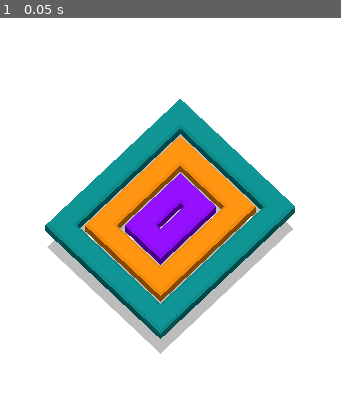
Above: before the commit, frame 1.
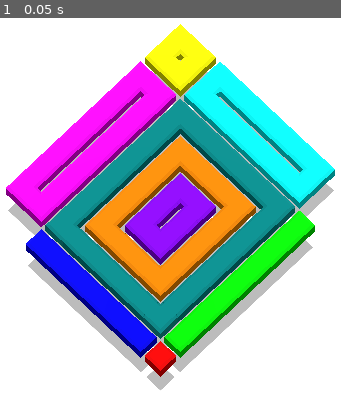
Above: after the commit, the same moment.

Repository: AlnisS/loop-stuff
Game: Godot game, scene res://main.tscn
Same seed, same stepped clock (60 frames per second), same inputs: the game is played once before the commit and once after it.
Inputs:
- Up to frame 1 (0.05 s): no input

The runs differ from the first frame. In frame 1, 28% of the frame differs, in the area x 1-99%, y 1-99%.

Commit message:
Robust graphics for degenerate loops
- Handles flipped loops (x2 < x1 and/or z2 < z1)
- Handles collapsed loops (x2 == x1 and/or z2 == z1)
- Special cap or point pieces used in certain cases

Diff:
--- a/main.tscn
+++ b/main.tscn
@@ -49,3 +49,39 @@
 z1 = -1.0
 x2 = 1.0
 z2 = 1.0
+
+[node name="Loop4" parent="." instance=ExtResource("1_ig7tw")]
+color = 1
+z1 = 4.0
+x2 = 3.0
+z2 = 4.0
+
+[node name="Loop5" parent="." instance=ExtResource("1_ig7tw")]
+color = 2
+x1 = 4.0
+x2 = 4.0
+
+[node name="Loop6" parent="." instance=ExtResource("1_ig7tw")]
+color = 3
+x1 = 4.0
+z1 = 4.0
+x2 = 4.0
+z2 = 4.0
+
+[node name="Loop7" parent="." instance=ExtResource("1_ig7tw")]
+color = 4
+z1 = -4.0
+x2 = 3.0
+z2 = -5.0
+
+[node name="Loop8" parent="." instance=ExtResource("1_ig7tw")]
+color = 5
+x1 = -3.0
+z1 = -4.0
+x2 = -4.0
+z2 = -5.0
+
+[node name="Loop9" parent="." instance=ExtResource("1_ig7tw")]
+color = 6
+x1 = -3.0
+x2 = -4.0
--- a/things/loop/loop.gd
+++ b/things/loop/loop.gd
@@ -36,6 +36,10 @@
 		z2 = value
 		rebuild()
 
+@onready var node_1: Node3D = $Node1
+@onready var node_2: Node3D = $Node2
+@onready var node_3: Node3D = $Node3
+@onready var node_4: Node3D = $Node4
 
 @onready var corner_1: MeshInstance3D = %Corner1
 @onready var segment_1: MeshInstance3D = %Segment1
@@ -45,6 +49,13 @@
 @onready var segment_3: MeshInstance3D = %Segment3
 @onready var corner_4: MeshInstance3D = %Corner4
 @onready var segment_4: MeshInstance3D = %Segment4
+
+@onready var point_1: MeshInstance3D = %Point1
+@onready var cap_1a: MeshInstance3D = %Cap1a
+@onready var cap_1b: MeshInstance3D = %Cap1b
+@onready var cap_2: MeshInstance3D = %Cap2
+@onready var cap_4: MeshInstance3D = %Cap4
+
 
 func _ready() -> void:
 	#pass
@@ -58,33 +69,75 @@
 func rebuild():
 	if not is_inside_tree():
 		return;
-	corner_1.position.x = x1
-	corner_1.position.z = z1
+	node_1.position = Vector3(x1, 0, z1)
 
 	segment_1.position.x = x1
 	segment_1.position.z = (z2 + z1) / 2
-	segment_1.scale.x = (z2 - z1) - 1.0
+	segment_1.scale.x = abs(z2 - z1) - 1.0
 
-	corner_2.position.x = x1
-	corner_2.position.z = z2
+	node_2.position = Vector3(x1, 0, z2)
 
 	segment_2.position.z = z2
 	segment_2.position.x = (x2 + x1) / 2
-	segment_2.scale.x = (x2 - x1) - 1.0
+	segment_2.scale.x = abs(x2 - x1) - 1.0
 
-	corner_3.position.x = x2
-	corner_3.position.z = z2
+	node_3.position = Vector3(x2, 0, z2)
 
 	segment_3.position.x = x2
 	segment_3.position.z = (z2 + z1) / 2
-	segment_3.scale.x = (z2 - z1) - 1.0
+	segment_3.scale.x = abs(z2 - z1) - 1.0
 
-	corner_4.position.x = x2
-	corner_4.position.z = z1
+	node_4.position = Vector3(x2, 0, z1)
 
 	segment_4.position.z = z1
 	segment_4.position.x = (x2 + x1) / 2
-	segment_4.scale.x = (x2 - x1) - 1.0
+	segment_4.scale.x = abs(x2 - x1) - 1.0
+
+
+	var x_flip = x2 < x1
+	var z_flip = z2 < z1
+	var s = Vector3(1, 1, 1)
+	if x_flip and z_flip:
+		s = Vector3(-1, 1, -1)
+	elif x_flip:
+		s = Vector3(-1, -1, 1)
+	elif z_flip:
+		s = Vector3(1, -1, -1)
+	node_1.scale = s
+	node_2.scale = s
+	node_3.scale = s
+	node_4.scale = s
+
+
+	for child in get_children():
+		child.hide()
+		for subchild in child.get_children():
+			subchild.hide()
+	node_1.show()
+	node_2.show()
+	node_3.show()
+	node_4.show()
+	var x_degen = abs(x2 - x1) < 0.1
+	var z_degen = abs(z2 - z1) < 0.1
+	if x_degen and z_degen:
+		point_1.show()
+	elif x_degen:
+		cap_1a.show()
+		segment_1.show()
+		cap_2.show()
+	elif z_degen:
+		cap_1b.show()
+		segment_4.show()
+		cap_4.show()
+	else:
+		corner_1.show()
+		segment_1.show()
+		corner_2.show()
+		segment_2.show()
+		corner_3.show()
+		segment_3.show()
+		corner_4.show()
+		segment_4.show()
 
 func recolor():
 	if not is_inside_tree():
--- a/things/loop/loop.tscn
+++ b/things/loop/loop.tscn
@@ -1,57 +1,112 @@
-[gd_scene load_steps=5 format=3 uid="uid://cqqnepvrcxkr5"]
+[gd_scene load_steps=7 format=3 uid="uid://cqqnepvrcxkr5"]
 
 [ext_resource type="Script" uid="uid://c8p17263tntn3" path="res://things/loop/loop.gd" id="1_vyk26"]
 [ext_resource type="Material" uid="uid://fhl7w40uoqnh" path="res://things/loop/loop_material.tres" id="2_qm6xt"]
 [ext_resource type="ArrayMesh" uid="uid://duxn3s282k3eo" path="res://things/loop/data/corner.obj" id="3_sak7x"]
+[ext_resource type="ArrayMesh" uid="uid://bmp42pl58dygf" path="res://things/loop/data/point.obj" id="4_0wn1a"]
 [ext_resource type="ArrayMesh" uid="uid://be6jehj6ody2k" path="res://things/loop/data/segment.obj" id="4_ceunk"]
+[ext_resource type="ArrayMesh" uid="uid://daebk6prq5a27" path="res://things/loop/data/cap.obj" id="5_l6nn7"]
 
 [node name="Loop" type="Node3D"]
 script = ExtResource("1_vyk26")
 
-[node name="Corner1" type="MeshInstance3D" parent="."]
+[node name="Node1" type="Node3D" parent="."]
+transform = Transform3D(1, 0, 0, 0, 1, 0, 0, 0, 1, -2, 0, -3)
+
+[node name="Corner1" type="MeshInstance3D" parent="Node1"]
 unique_name_in_owner = true
-transform = Transform3D(-4.37114e-08, 0, -1, 0, 1, 0, 1, 0, -4.37114e-08, -1, 0, -1)
+transform = Transform3D(-4.37114e-08, 0, -1, 0, 1, 0, 1, 0, -4.37114e-08, 0, 0, 0)
 material_override = ExtResource("2_qm6xt")
 mesh = ExtResource("3_sak7x")
+skeleton = NodePath("../..")
+
+[node name="Point1" type="MeshInstance3D" parent="Node1"]
+unique_name_in_owner = true
+visible = false
+material_override = ExtResource("2_qm6xt")
+mesh = ExtResource("4_0wn1a")
+skeleton = NodePath("../..")
+
+[node name="Cap1a" type="MeshInstance3D" parent="Node1"]
+unique_name_in_owner = true
+transform = Transform3D(-4.37114e-08, 0, -1, 0, 1, 0, 1, 0, -4.37114e-08, 0, 0, 0)
+visible = false
+material_override = ExtResource("2_qm6xt")
+mesh = ExtResource("5_l6nn7")
+skeleton = NodePath("../..")
+
+[node name="Cap1b" type="MeshInstance3D" parent="Node1"]
+unique_name_in_owner = true
+visible = false
+material_override = ExtResource("2_qm6xt")
+mesh = ExtResource("5_l6nn7")
+skeleton = NodePath("../..")
 
 [node name="Segment1" type="MeshInstance3D" parent="."]
 unique_name_in_owner = true
-transform = Transform3D(-4.37114e-08, 0, 1, 0, 1, 0, -1, 0, -4.37114e-08, -1, 0, 0)
+transform = Transform3D(-2.18557e-07, 0, 1, 0, 1, 0, -5, 0, -4.37114e-08, -2, 0, 0)
 material_override = ExtResource("2_qm6xt")
 mesh = ExtResource("4_ceunk")
 
-[node name="Corner2" type="MeshInstance3D" parent="."]
+[node name="Node2" type="Node3D" parent="."]
+transform = Transform3D(1, 0, 0, 0, 1, 0, 0, 0, 1, -2, 0, 3)
+
+[node name="Corner2" type="MeshInstance3D" parent="Node2"]
 unique_name_in_owner = true
-transform = Transform3D(1, 0, 0, 0, 1, 0, 0, 0, 1, -1, 0, 1)
 material_override = ExtResource("2_qm6xt")
 mesh = ExtResource("3_sak7x")
+skeleton = NodePath("../..")
+
+[node name="Cap2" type="MeshInstance3D" parent="Node2"]
+unique_name_in_owner = true
+transform = Transform3D(-4.37114e-08, 0, 1, 0, 1, 0, -1, 0, -4.37114e-08, 0, 0, 0)
+visible = false
+material_override = ExtResource("2_qm6xt")
+mesh = ExtResource("5_l6nn7")
+skeleton = NodePath("../..")
 
 [node name="Segment2" type="MeshInstance3D" parent="."]
 unique_name_in_owner = true
-transform = Transform3D(1, 0, 0, 0, 1, 0, 0, 0, 1, 0, 0, 1)
+transform = Transform3D(3, 0, 0, 0, 1, 0, 0, 0, 1, 0, 0, 3)
 material_override = ExtResource("2_qm6xt")
 mesh = ExtResource("4_ceunk")
 
-[node name="Corner3" type="MeshInstance3D" parent="."]
+[node name="Node3" type="Node3D" parent="."]
+transform = Transform3D(1, 0, 0, 0, 1, 0, 0, 0, 1, 2, 0, 3)
+
+[node name="Corner3" type="MeshInstance3D" parent="Node3"]
 unique_name_in_owner = true
-transform = Transform3D(1.31134e-07, 0, 1, 0, 1, 0, -1, 0, 1.31134e-07, 1, 0, 1)
+transform = Transform3D(7.54979e-08, 0, 1, 0, 1, 0, -1, 0, 7.54979e-08, 0, 0, 0)
 material_override = ExtResource("2_qm6xt")
 mesh = ExtResource("3_sak7x")
+skeleton = NodePath("../..")
 
 [node name="Segment3" type="MeshInstance3D" parent="."]
 unique_name_in_owner = true
-transform = Transform3D(-4.37114e-08, 0, 1, 0, 1, 0, -1, 0, -4.37114e-08, 1, 0, 0)
+transform = Transform3D(-2.18557e-07, 0, 1, 0, 1, 0, -5, 0, -4.37114e-08, 2, 0, 0)
 material_override = ExtResource("2_qm6xt")
 mesh = ExtResource("4_ceunk")
 
-[node name="Corner4" type="MeshInstance3D" parent="."]
+[node name="Node4" type="Node3D" parent="."]
+transform = Transform3D(1, 0, 0, 0, 1, 0, 0, 0, 1, 2, 0, -3)
+
+[node name="Corner4" type="MeshInstance3D" parent="Node4"]
 unique_name_in_owner = true
-transform = Transform3D(-1, 0, 8.74228e-08, 0, 1, 0, -8.74228e-08, 0, -1, 1, 0, -1)
+transform = Transform3D(-1, 0, 1.50996e-07, 0, 1, 0, -1.50996e-07, 0, -1, 0, 0, 0)
 material_override = ExtResource("2_qm6xt")
 mesh = ExtResource("3_sak7x")
+skeleton = NodePath("../..")
+
+[node name="Cap4" type="MeshInstance3D" parent="Node4"]
+unique_name_in_owner = true
+transform = Transform3D(-1, 0, 1.50996e-07, 0, 1, 0, -1.50996e-07, 0, -1, 0, 0, 0)
+visible = false
+material_override = ExtResource("2_qm6xt")
+mesh = ExtResource("5_l6nn7")
+skeleton = NodePath("../..")
 
 [node name="Segment4" type="MeshInstance3D" parent="."]
 unique_name_in_owner = true
-transform = Transform3D(1, 0, 0, 0, 1, 0, 0, 0, 1, 0, 0, -1)
+transform = Transform3D(3, 0, 0, 0, 1, 0, 0, 0, 1, 0, 0, -3)
 material_override = ExtResource("2_qm6xt")
 mesh = ExtResource("4_ceunk")
Not shown, added: things/loop/data/cap.obj
Not shown, added: things/loop/data/cap.obj.import
Not shown, added: things/loop/data/point.obj
Not shown, added: things/loop/data/point.obj.import
